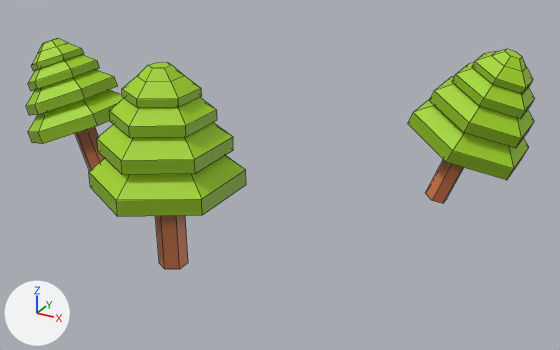
What one commit did to the Blender file assets/tile1/tiles_m.blend.
Both versions are drawn from a 50 mm lens placed at (3.56, -6.09, 7.1), pointed at (0.27, -0.11, 4.11). Arrows for +X, +Y and +Z are at lower left; the lights stay in place. Mesh edges are drawn as thin lines. The same objects are shown in both versions, whatever each file hides.

The first picture shows 'TreeT2'.
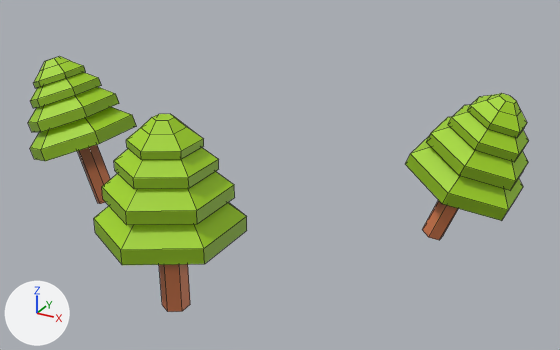
Changed parts and their boxes [x1, y1, x2, y2] in the pictures (560 x 350 px; the box of a moved part takes in the faces that stretch with it):
'TreeT2', reshaped, moved (11% taller)
    before: [26, 39, 534, 269]
    after: [28, 56, 529, 312]
part 1 of me_cylinder_006, moved or reshaped
    before: [425, 159, 464, 203]
    after: [422, 200, 458, 240]
part 2 of me_cylinder_006, moved or reshaped
    before: [408, 99, 529, 180]
    after: [405, 136, 523, 221]
part 3 of me_cylinder_006, moved or reshaped
    before: [429, 76, 534, 148]
    after: [426, 117, 528, 190]
part 4 of me_cylinder_006, moved or reshaped
    before: [452, 63, 534, 119]
    after: [448, 105, 529, 162]
part 5 of me_cylinder_006, moved or reshaped
    before: [472, 49, 533, 94]
    after: [468, 93, 527, 138]
part 6 of me_cylinder_006, moved or reshaped
    before: [155, 216, 188, 269]
    after: [159, 264, 190, 312]
part 7 of me_cylinder_006, moved or reshaped
    before: [89, 155, 246, 217]
    after: [94, 202, 247, 265]
part 8 of me_cylinder_006, moved or reshaped
    before: [97, 123, 233, 175]
    after: [102, 172, 235, 225]
part 9 of me_cylinder_006, moved or reshaped
    before: [109, 97, 217, 138]
    after: [114, 148, 219, 189]
part 10 of me_cylinder_006, moved or reshaped
    before: [122, 62, 202, 108]
    after: [126, 114, 204, 160]

Diff of the bpy script that builds the scene:
```diff
--- a/assets/tile1/tiles_m.blend.py
+++ b/assets/tile1/tiles_m.blend.py
@@ me_cylinder_006 @@
 me_cylinder_006.from_pydata(...)  # 270 vertices, 210 faces; spans x -4.4..37.8, y -18.3..13.7, z -3.6..3.0
 # used by ob_treet2; location = (-2.193, 0.0, 3.862); rotation_euler = (0.0, -0.361, 0.0), in degrees (0, -21, 0); scale = (0.121, 0.121, 0.42)
+# me_cylinder_006 part 1: the loose piece of 12 vertices spanning x 27.3..33.2, y 7.6..9.6, z -3.6..-1.8 is moved by (-0.7, 0.0, -0.5)
+# me_cylinder_006 part 2: the loose piece of 18 vertices spanning x 28.5..35.8, y 3.5..13.7, z -3.1..-1.1 is moved by (-0.7, 0.0, -0.5)
+# me_cylinder_006 part 3: the loose piece of 18 vertices spanning x 30.6..36.8, y 4.2..12.9, z -2.4..-0.7 is moved by (-0.7, 0.0, -0.5)
+# me_cylinder_006 part 4: the loose piece of 18 vertices spanning x 32.6..37.4, y 5.2..12.0, z -1.8..-0.5 is moved by (-0.7, 0.0, -0.5)
+# me_cylinder_006 part 5: the loose piece of 24 vertices spanning x 34.2..37.8, y 6.1..11.1, z -1.3..-0.3 is moved by (-0.7, 0.0, -0.5)
+# me_cylinder_006 part 6: the loose piece of 12 vertices spanning x 16.7..20.8, y -14.2..-12.2, z -2.0..0.0 is moved by (-0.6, 0.0, -0.5)
+# me_cylinder_006 part 7: the loose piece of 18 vertices spanning x 15.4..24.1, y -18.3..-8.1, z -0.8..0.6 is moved by (-0.6, 0.0, -0.5)
+# me_cylinder_006 part 8: the loose piece of 18 vertices spanning x 16.9..24.3, y -17.5..-8.8, z -0.1..1.1 is moved by (-0.6, 0.0, -0.5)
+# me_cylinder_006 part 9: the loose piece of 18 vertices spanning x 18.4..24.1, y -16.6..-9.8, z 0.5..1.5 is moved by (-0.6, 0.0, -0.5)
+# me_cylinder_006 part 10: the loose piece of 24 vertices spanning x 19.7..23.9, y -15.7..-10.7, z 1.1..1.9 is moved by (-0.6, 0.0, -0.5)
 me_cylinder_006.materials.append(mat_tree)
@@ ob_treet2 @@
 ob_treet2 = bpy.data.objects.new('TreeT2', me_cylinder_006)
-ob_treet2.location = (-2.193, 0.0, 3.862)
+ob_treet2.location = (-2.193, 0.0, 3.664)
 ob_treet2.rotation_euler = (0.0, -0.361, 0.0)  # degrees (0, -21, 0)
```
